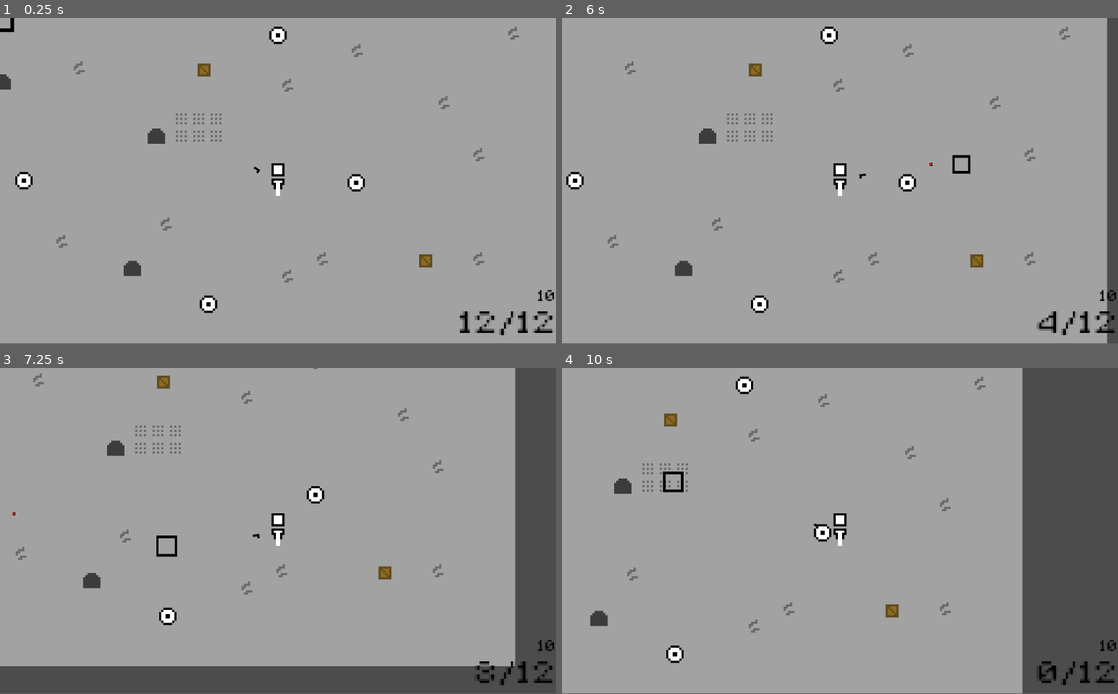
Above: before the commit, frames 1-4 (two rows, left to right).
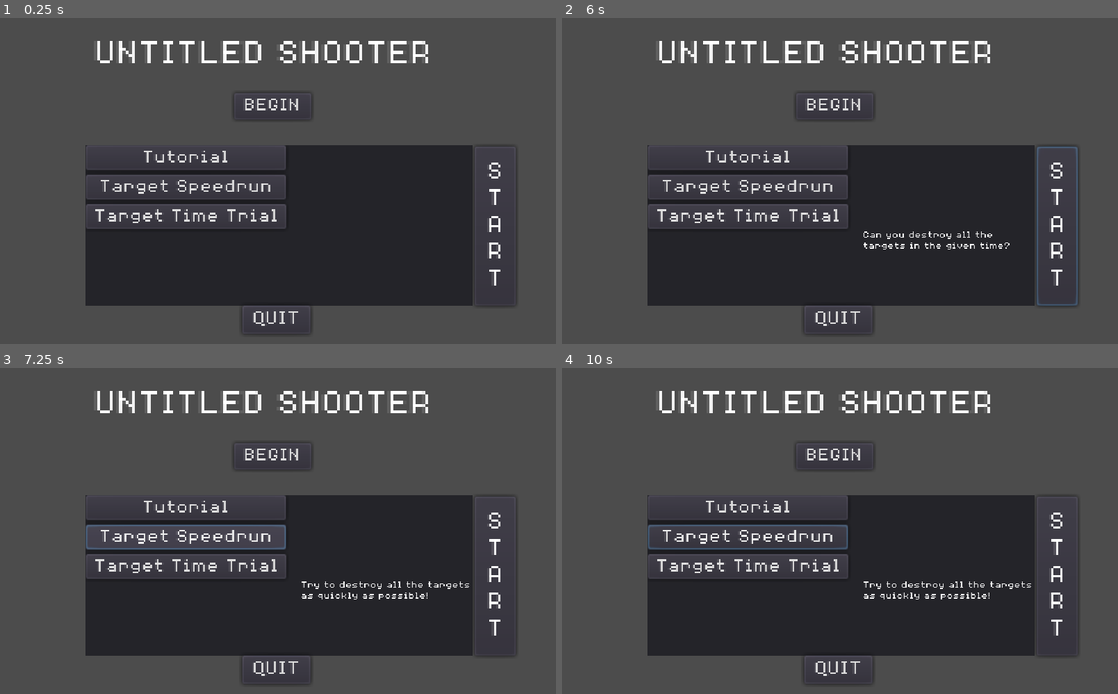
Above: after the commit, the same moments.

Repository: Nore5515/shooter
Game: Godot game, scene res://Scenes/TitleScreen.tscn
The game is run twice, just before and just after one commit, with the same random seed, the same clock (stepped at 60 frames per second) and the same inputs. Before the commit the project starts from res://Scenes/Main.tscn. Video files are missing from this copy of the repository; at most half a second of black plays in their place.
Inputs (mouse positions are in pixels of both pictures, inside the frame that each line leads up to):
- Up to frame 1 (0.25 s): no input
- Up to frame 2 (6 s): click (745, 158) at 0.5 s, where only the run after the commit has a clickable "Tutorial"; click (745, 187) at 1.25 s, where only the run after the commit has a clickable "Target Speedrun"; click (745, 216) at 2 s, where only the run after the commit has a clickable "Target Time Trial"; click (834, 106) at 2.75 s, where only the run after the commit has a clickable "BEGIN"; click (834, 106) at 3.5 s, where only the run after the commit has a clickable "BEGIN"; click (1056, 226) at 4.25 s, where only the run after the commit has a clickable "START"; click (1056, 226) at 5 s, where only the run after the commit has a clickable "START"; tap Enter at 5.75 s; move the mouse to (962, 164) at 5.77 s; press the mouse at (962, 164) at 5.78 s; hold D (right) from 5.78 s (still down)
- Up to frame 3 (7.25 s): move the mouse to (166, 547) at 6.52 s; release D (right) at 6.53 s; release the mouse at (166, 547) at 6.53 s; hold S (down) from 6.53 s (still down); click (166, 547) at 6.6 s
- Up to frame 4 (10 s): move the mouse to (895, 459) at 7.27 s; release S (down) at 7.28 s; hold D (right) 7.28-8.03 s; hold Shift (sprint) 7.28-8.03 s; click (895, 459) at 7.55 s; move the mouse to (812, 596) at 8.02 s; hold W (up) 8.03-8.78 s; click (812, 596) at 8.1 s; move the mouse to (1006, 579) at 8.77 s; press the mouse at (1006, 579) at 8.78 s; hold A (left) from 8.78 s (still down); move the mouse to (673, 482) at 9.52 s; release the mouse at (673, 482) at 9.53 s; tap Shift (sprint) at 9.6 s; click (673, 482) at 9.8 s
In our replay, the window is 800x468 before the commit and 800x469 after it. These sizes can differ from the game's own. Grey fills any space a smaller window leaves; there, only what the larger window draws over its background counts as a difference.

The runs differ from the first frame. In frame 1, 99% of the frame differs, in the area x 0-100%, y 0-100%; in frame 2, 98%; in frame 3, 85%; in frame 4, 84%.

Commit message:
Added main menu

Diff:
--- a/Scenes/Crate.gd
+++ b/Scenes/Crate.gd
@@ -9,4 +9,6 @@
 func _on_Crate_body_entered(body):
 	if body.is_in_group("player"):
 		body.pistolAmmoReserves += ammoAmount
+		body.get_node("AmmoPickup").stop()
+		body.get_node("AmmoPickup").play()
 		queue_free()
--- a/Scenes/Main.tscn
+++ b/Scenes/Main.tscn
@@ -7,6 +7,7 @@
 [ext_resource path="res://Scenes/Tilemap.tscn" type="PackedScene" id=5]
 [ext_resource path="res://Scenes/Rock.tscn" type="PackedScene" id=6]
 [ext_resource path="res://Scenes/Crate.tscn" type="PackedScene" id=7]
+[ext_resource path="res://Scenes/TimerCount.gd" type="Script" id=8]
 
 [node name="Main" type="Node2D"]
 
@@ -84,6 +85,22 @@
 "_edit_use_anchors_": false
 }
 
+[node name="TimerCount" type="Label" parent="CanvasLayer"]
+modulate = Color( 0, 0, 0, 1 )
+margin_left = 2.99999
+margin_top = 561.0
+margin_right = 101.0
+margin_bottom = 575.0
+rect_scale = Vector2( 2.79957, 2.79957 )
+custom_fonts/font = ExtResource( 4 )
+text = "23:00"
+script = ExtResource( 8 )
+__meta__ = {
+"_edit_use_anchors_": false
+}
+
+[node name="Stopwatch" type="Timer" parent="CanvasLayer/TimerCount"]
+
 [node name="Rock" parent="." instance=ExtResource( 6 )]
 position = Vector2( -56, -21 )
 
--- /dev/null
+++ b/Scenes/Panel.gd
@@ -0,0 +1,36 @@
+extends Panel
+
+var tut = false
+var targetSpeedrun = false
+var targetTimeTrial = false
+
+
+func resetStuff():
+	tut = false
+	targetSpeedrun = false
+	targetTimeTrial = false
+
+func _on_Tutorial_pressed():
+	resetStuff()
+	tut = true
+	$ScenarioDesc.text = "This is the tutorial. Start here for a quick rundown on the basics!"
+
+
+func _on_TargetSpeedrun_pressed():
+	resetStuff()
+	targetSpeedrun = true
+	$ScenarioDesc.text = "Try to destroy all the targets as quickly as possible!"
+
+
+func _on_TargetTimeTrial2_pressed():
+	resetStuff()
+	targetTimeTrial = true
+	$ScenarioDesc.text = "Can you destroy all the targets in the given time?"
+
+
+func _on_Button_pressed():
+	visible = !visible
+
+
+func _on_Start_pressed():
+	pass
--- /dev/null
+++ b/Scenes/TimerCount.gd
@@ -0,0 +1,20 @@
+extends Label
+
+
+var start
+var stopped = false
+
+
+
+func _ready():
+	start = OS.get_ticks_usec()
+
+
+
+func _process(_delta):
+
+	if !stopped:
+		if get_tree().get_nodes_in_group("target").size() <= 0:
+			stopped = true
+
+		text = String(stepify((OS.get_ticks_usec() - start) / 1e+6, 0.01))
--- /dev/null
+++ b/Scenes/TitleScreen.tscn
@@ -0,0 +1,146 @@
+[gd_scene load_steps=4 format=2]
+
+[ext_resource path="res://Images/titleBG.ogv" type="VideoStream" id=1]
+[ext_resource path="res://8bitFont.tres" type="DynamicFont" id=2]
+[ext_resource path="res://Scenes/Panel.gd" type="Script" id=3]
+
+[node name="TitleScreen" type="Node2D"]
+
+[node name="VideoPlayer" type="VideoPlayer" parent="."]
+margin_left = -300.0
+margin_top = -177.0
+margin_right = 516.0
+margin_bottom = 255.0
+rect_scale = Vector2( 0.788209, 0.875674 )
+stream = ExtResource( 1 )
+autoplay = true
+expand = false
+__meta__ = {
+"_edit_use_anchors_": false
+}
+
+[node name="Title" type="Label" parent="."]
+margin_left = 173.0
+margin_top = 37.0
+margin_right = 322.0
+margin_bottom = 51.0
+rect_scale = Vector2( 4.5402, 4.5402 )
+custom_fonts/font = ExtResource( 2 )
+text = "UNTITLED SHOOTER"
+__meta__ = {
+"_edit_use_anchors_": false
+}
+
+[node name="Begin" type="Button" parent="."]
+margin_left = 431.0
+margin_top = 138.0
+margin_right = 489.0
+margin_bottom = 158.0
+rect_scale = Vector2( 2.46057, 2.46057 )
+custom_fonts/font = ExtResource( 2 )
+text = "BEGIN"
+__meta__ = {
+"_edit_use_anchors_": false
+}
+
+[node name="Panel" type="Panel" parent="Begin"]
+margin_left = -110.95
+margin_top = 39.0154
+margin_right = 178.374
+margin_bottom = 159.0
+script = ExtResource( 3 )
+__meta__ = {
+"_edit_use_anchors_": false
+}
+
+[node name="ScrollContainer" type="ScrollContainer" parent="Begin/Panel"]
+margin_right = 289.0
+margin_bottom = 119.0
+__meta__ = {
+"_edit_use_anchors_": false
+}
+
+[node name="VBoxContainer" type="VBoxContainer" parent="Begin/Panel/ScrollContainer"]
+margin_right = 159.0
+margin_bottom = 62.0
+__meta__ = {
+"_edit_use_anchors_": false
+}
+
+[node name="Tutorial" type="Button" parent="Begin/Panel/ScrollContainer/VBoxContainer"]
+margin_right = 159.0
+margin_bottom = 18.0
+custom_fonts/font = ExtResource( 2 )
+text = "Tutorial"
+
+[node name="TargetSpeedrun" type="Button" parent="Begin/Panel/ScrollContainer/VBoxContainer"]
+margin_top = 22.0
+margin_right = 159.0
+margin_bottom = 40.0
+custom_fonts/font = ExtResource( 2 )
+text = "Target Speedrun"
+
+[node name="TargetTimeTrial2" type="Button" parent="Begin/Panel/ScrollContainer/VBoxContainer"]
+margin_top = 44.0
+margin_right = 159.0
+margin_bottom = 62.0
+custom_fonts/font = ExtResource( 2 )
+text = "Target Time Trial"
+
+[node name="ScenarioDesc" type="Label" parent="Begin/Panel"]
+margin_left = 160.532
+margin_top = 63.8065
+margin_right = 402.0
+margin_bottom = 168.0
+rect_scale = Vector2( 0.53217, 0.53217 )
+custom_fonts/font = ExtResource( 2 )
+autowrap = true
+__meta__ = {
+"_edit_use_anchors_": false
+}
+
+[node name="ScenarioPic" type="TextureRect" parent="Begin/Panel"]
+margin_left = 158.907
+margin_right = 288.0
+margin_bottom = 61.0
+__meta__ = {
+"_edit_use_anchors_": false
+}
+
+[node name="Start" type="Button" parent="Begin/Panel"]
+margin_left = 290.99
+margin_top = 0.81282
+margin_right = 322.0
+margin_bottom = 120.0
+
+[node name="Label" type="Label" parent="Begin/Panel/Start"]
+margin_left = 7.72183
+margin_top = 4.87693
+margin_right = 18.7218
+margin_bottom = 86.8769
+rect_scale = Vector2( 1.33175, 1.33175 )
+custom_fonts/font = ExtResource( 2 )
+text = "START"
+align = 1
+valign = 1
+autowrap = true
+__meta__ = {
+"_edit_use_anchors_": false
+}
+
+[node name="Quit" type="Button" parent="."]
+margin_left = 446.0
+margin_top = 529.0
+margin_right = 494.0
+margin_bottom = 549.0
+rect_scale = Vector2( 2.63029, 2.63029 )
+custom_fonts/font = ExtResource( 2 )
+text = "QUIT"
+__meta__ = {
+"_edit_use_anchors_": false
+}
+[connection signal="pressed" from="Begin" to="Begin/Panel" method="_on_Button_pressed"]
+[connection signal="pressed" from="Begin/Panel/ScrollContainer/VBoxContainer/Tutorial" to="Begin/Panel" method="_on_Tutorial_pressed"]
+[connection signal="pressed" from="Begin/Panel/ScrollContainer/VBoxContainer/TargetSpeedrun" to="Begin/Panel" method="_on_TargetSpeedrun_pressed"]
+[connection signal="pressed" from="Begin/Panel/ScrollContainer/VBoxContainer/TargetTimeTrial2" to="Begin/Panel" method="_on_TargetTimeTrial2_pressed"]
+[connection signal="pressed" from="Begin/Panel/Start" to="Begin/Panel" method="_on_Start_pressed"]
--- a/Scenes/Unit.tscn
+++ b/Scenes/Unit.tscn
@@ -7,6 +7,7 @@
 [ext_resource path="res://Sounds/Gunshot.wav" type="AudioStream" id=5]
 [ext_resource path="res://Sounds/reload.wav" type="AudioStream" id=6]
 [ext_resource path="res://Sounds/PistolClick.wav" type="AudioStream" id=7]
+[ext_resource path="res://Sounds/AmmoPickup.wav" type="AudioStream" id=8]
 
 [sub_resource type="RectangleShape2D" id=1]
 extents = Vector2( 3, 3 )
@@ -64,4 +65,8 @@
 [node name="PistolClick" type="AudioStreamPlayer2D" parent="ReloadBar"]
 position = Vector2( 0, 7.62939e-06 )
 stream = ExtResource( 7 )
+
+[node name="AmmoPickup" type="AudioStreamPlayer2D" parent="."]
+stream = ExtResource( 8 )
+volume_db = 5.049
 [connection signal="timeout" from="ReloadBar/ReloadTime" to="." method="_on_ReloadTime_timeout"]
--- a/Scripts/Unit.gd
+++ b/Scripts/Unit.gd
@@ -14,6 +14,11 @@
 var up = false
 var down = false
 var sprinting = false
+
+
+
+func _ready():
+	Input.set_mouse_mode(Input.MOUSE_MODE_HIDDEN)
 
 
 
@@ -68,7 +73,7 @@
 			$ReloadBar/PistolShootSound.stop()
 			$ReloadBar/PistolShootSound.play()
 
-			get_parent().get_node("AimingReticle").recoilReticle(0.5)
+			get_parent().get_node("AimingReticle").recoilReticle(0.35)
 
 			pistolAmmo -= 1
 
@@ -121,11 +126,9 @@
 
 func _on_ReloadTime_timeout():
 	if pistolAmmoReserves >= maxPistolAmmo:
-		print ("what")
 		pistolAmmo = maxPistolAmmo
 		pistolAmmoReserves -= maxPistolAmmo
 	else:
-		print ("no")
 		pistolAmmo += pistolAmmoReserves
 		pistolAmmoReserves = 0
 
--- a/project.godot
+++ b/project.godot
@@ -16,8 +16,12 @@
 [application]
 
 config/name="testproject"
-run/main_scene="res://Scenes/Main.tscn"
+run/main_scene="res://Scenes/TitleScreen.tscn"
 config/icon="res://icon.png"
+
+[display]
+
+window/stretch/mode="2d"
 
 [input]
 
Not shown: 1 places in Scenes/Main.tscn that only renumber resources
Not shown: 1 places in Scenes/Unit.tscn that only renumber resources
Not shown, added: Sounds/AmmoPickup.ogg.import
Not shown, added: Sounds/AmmoPickup.wav.import
Not shown, added: Images/bgGif.ogv
Not shown, added: Images/titleBG.ogv
Not shown, added: Sounds/AmmoPickup.wav
